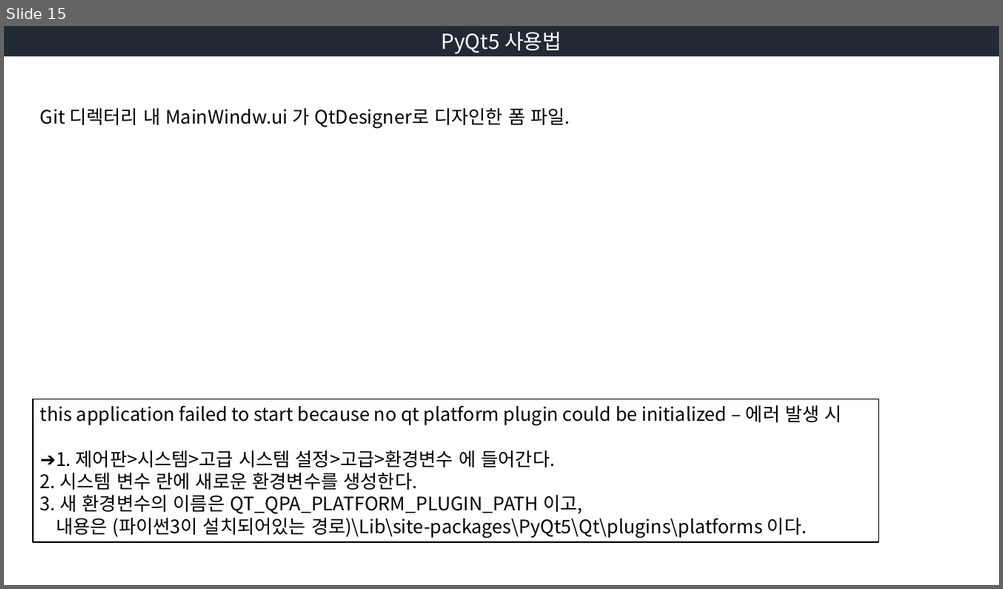
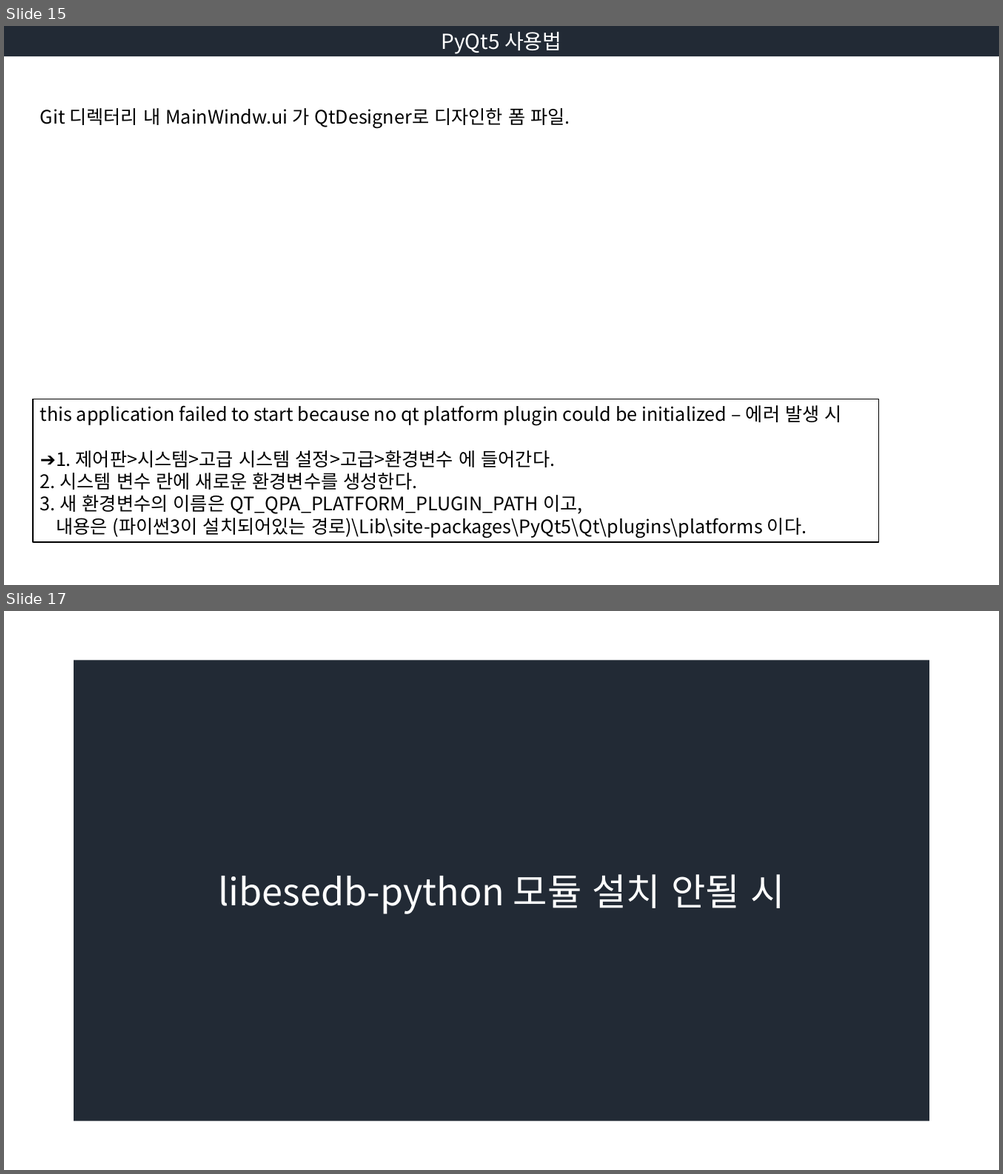
Before and after one commit to colfax0483/capstone_project, a slide deck: 연습하세요.pptx. Shown one above the other, each under a label of ours: slide 15 before the commit, slides 15 and 17 after it; the slides between them are not shown. The pictures are 1003x589 and 1003x1174 pixels, drawn with LibreOffice and Linux fonts; fonts in the diff are those of the drawing. Boxes give left, top, right and bottom in pixels: in the first picture for what was removed or moved away, otherwise in the second. Text is boxed around its words. In the diff, an @@ line names an element or a change of style, - is before the commit and + after.

```diff
--- a/연습하세요.pptx
+++ b/연습하세요.pptx
@@ slide 17 added at [4,611,999,1170], background #FFFFFF @@
@@ rectangle added at [74,661,928,1122], fill #222A35, 36 pt, text #FFFFFF @@
+libesedb-python 모듈 설치 안될 시
```
Also in this commit, not shown: 1 other slide added, 1 slide removed.
